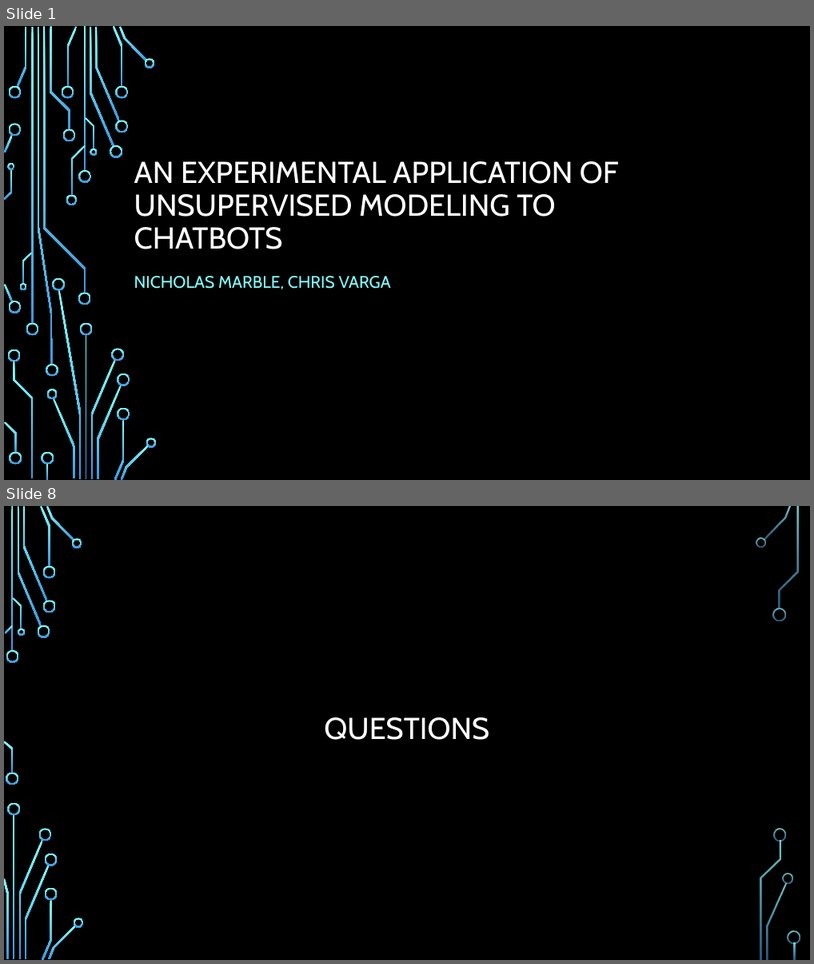
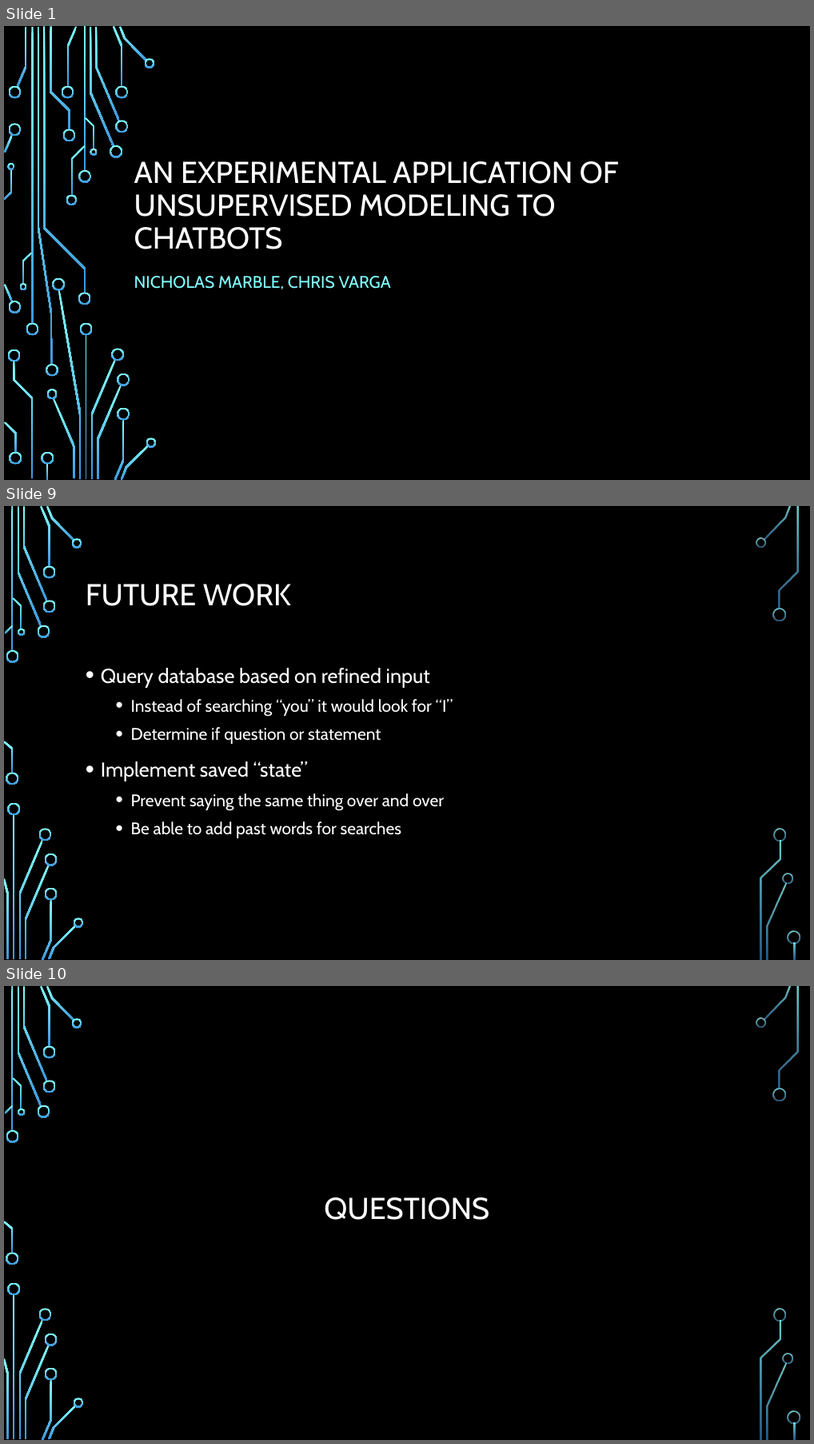
Before and after one commit to chrisvarga/chatbot, a slide deck: Marble_Varga_Prop_Presentation.pptx. Shown one above the other, each under a label of ours: slides 1 and 8 before the commit, slides 1, 9 and 10 after it; the slides between them are not shown. The pictures are 814x964 and 814x1444 pixels, drawn with LibreOffice and Linux fonts; fonts in the diff are those of the drawing; background and template pictures are left out. Boxes give left, top, right and bottom in pixels: in the first picture for what was removed or moved away, otherwise in the second. Text is boxed around its words. In the diff, an @@ line names an element or a change of style, - is before the commit and + after.

```diff
--- a/Marble_Varga_Prop_Presentation.pptx
+++ b/Marble_Varga_Prop_Presentation.pptx
@@ slide 9 added at [4,506,810,960], background picture (left out); not listed: 36 template elements that a slide beside it also shows @@
@@ title added at [86,584,291,606], 36 pt, text #FFFFFF @@
+FUTURE WORK
@@ text added at [101,668,454,838], 20 pt, text #FFFFFF @@
+• Query database based on refined input
+  • Instead of searching “you” it would look for “I”
+  • Determine if question or statement
+• Implement saved “state”
+  • Prevent saying the same thing over and over
+  • Be able to add past words for searches
@@ what was slide 8 is now slide 10 @@
```
Also in this commit, not shown: 1 slide changed, 6 other slides added, 5 slides removed.
